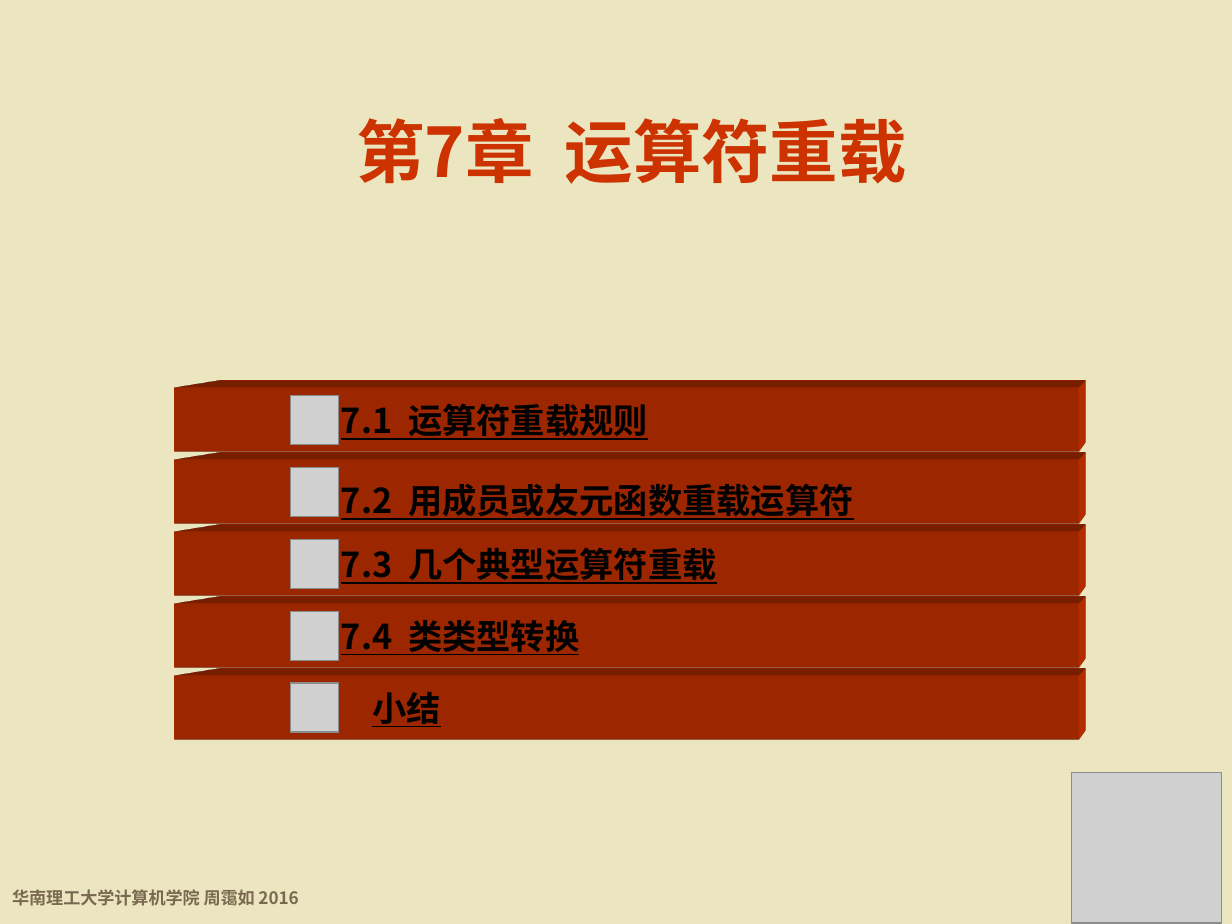
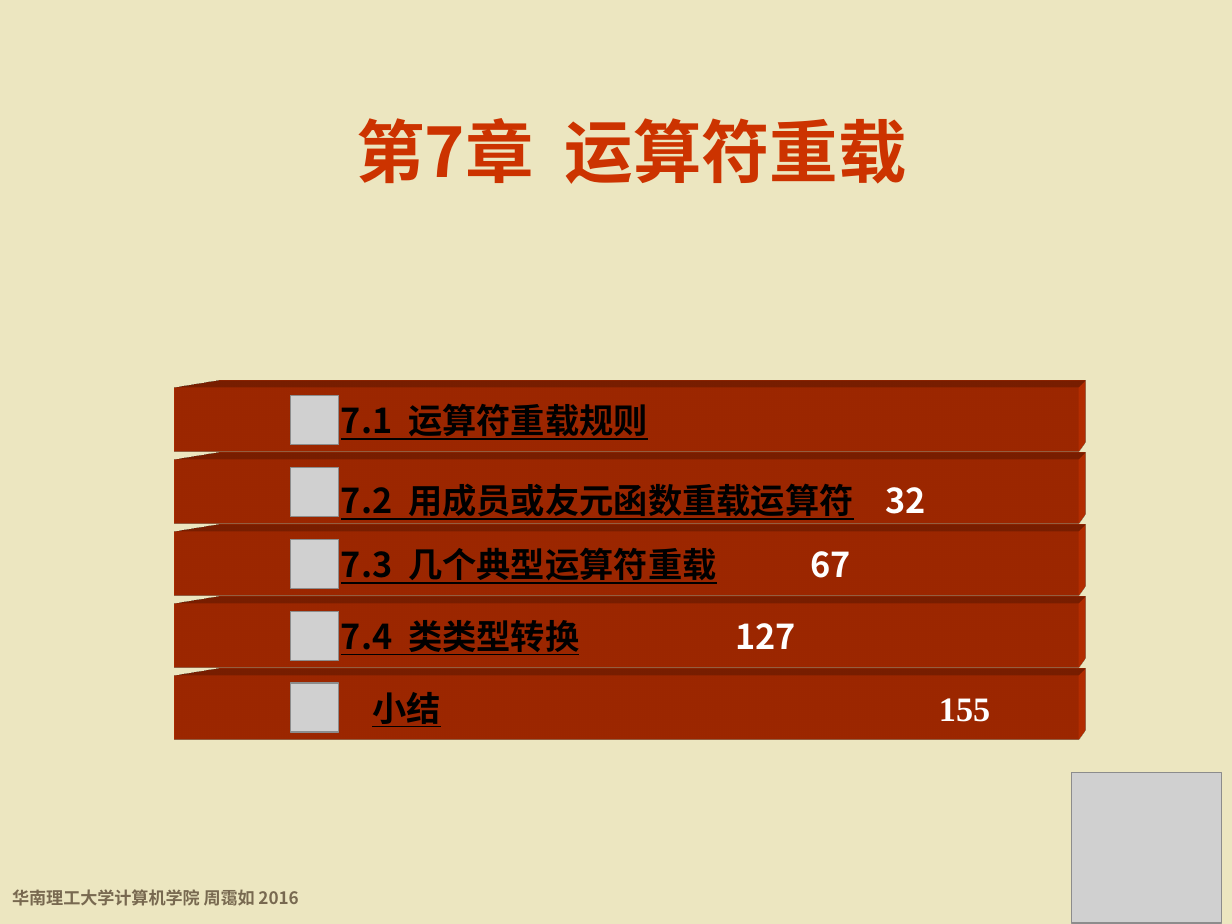
Before and after one commit to wwuhn/wwuhn.github.io, a slide deck: slide 1 of bookspcClassic/C++程序设计基础（第5版）周霭如/7-运算符重载.pptx. Drawn at 1232x924 pixels with LibreOffice and Linux fonts; fonts in the diff are those of the drawing; grey boxes stand for pictures; background and template pictures are left out. Boxes give left, top, right and bottom in pixels: in the first picture for what was removed or moved away, otherwise in the second. Text is boxed around its words. In the diff, an @@ line names an element or a change of style, - is before the commit and + after.

```diff
--- a/bookspcClassic/C++程序设计基础（第5版）周霭如/7-运算符重载.pptx
+++ b/bookspcClassic/C++程序设计基础（第5版）周霭如/7-运算符重载.pptx
@@ text in rectangle at box(341, 484, 925, 520): text changed @@
-7.2 用成员或友元函数重载运算符
+7.2 用成员或友元函数重载运算符 32
@@ text in rectangle at box(341, 548, 850, 584): text changed @@
-7.3 几个典型运算符重载
+7.3 几个典型运算符重载 67
@@ text in rectangle at box(341, 620, 796, 655): text changed @@
-7.4 类类型转换
+7.4 类类型转换 127
@@ text in rectangle at box(372, 692, 990, 727): text changed; text colour #000000 to #FFFFFF @@
-小结
+小结 155
```
Also in this commit, not shown: 12 other slides changed.
